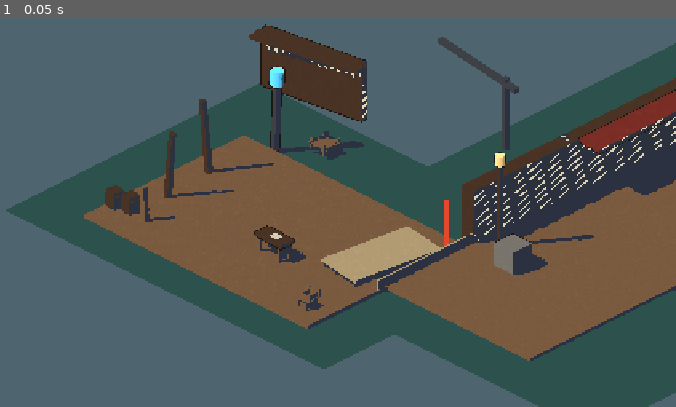
Above: before the commit, frame 1.
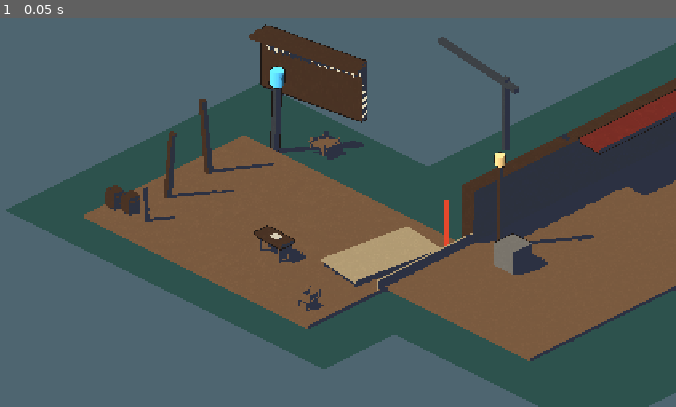
Above: after the commit, the same moment.

Repository: hieuphung41/game-shit
Game: Godot game, scene res://src/world/zone_a_outer_pier.tscn
Same seed, same stepped clock (60 frames per second), same inputs: the game is played once before the commit and once after it. This scene is started directly instead of the project's main scene.
Inputs:
- Up to frame 1 (0.05 s): no input

The runs differ from the first frame. In frame 1, 0.5% of the frame differs, in the area x 70-100%, y 25-58%.

Commit message:
TASK-20261106-94: Khu B — vệt đục thành cụm thưa (mặt nạ cụm trong shader, mặc định tắt) trên mặt tiền
Đã thêm mặt nạ cụm world-space cho vệt đục, mặc định tắt; riêng mặt tiền B dùng coverage 0.18. Khung Route D nay lấy transform cổng thật, có focus node-relative và ép cập nhật camera trước capture.

Studio-Card: TASK-20261106-94
Studio-Agent: technical-artist

Diff:
--- a/game/art/shaders/toon_matte.gdshader
+++ b/game/art/shaders/toon_matte.gdshader
@@ -21,6 +21,12 @@
 // library materials that already use this shader.
 uniform float hatch_irregularity : hint_range(0.0, 1.0) = 0.0;
 uniform float hatch_dash_frequency : hint_range(0.20, 1.20) = 0.82;
+// Broad walls can opt into a low-frequency, world-space cell mask. It keeps
+// the chiselled lines in a few hard-edged groups instead of decorating every
+// part of the shadow band. Default off preserves every existing material.
+uniform bool hatch_cluster_enabled = false;
+uniform float hatch_cluster_coverage : hint_range(0.0, 1.0) = 1.0;
+uniform float hatch_cluster_cell_size : hint_range(1.5, 3.0) = 2.4;
 // Lighter materials cut toward ink; dark materials may cut toward paper so
 // their sparse relief remains distinct inside the indigo shadow band.
 uniform vec3 hatch_gouge_colour : source_color = vec3(0.121569, 0.101961, 0.090196);
@@ -103,6 +109,20 @@
 		+ hatch_plane(position.xy, hatch_density) * weights.z;
 }
 
+float hatch_cluster_plane(vec2 plane) {
+	vec2 cell = floor(plane / hatch_cluster_cell_size);
+	float cluster_seed = hash21(cell + vec2(1.0, 63.0));
+	return step(1.0 - hatch_cluster_coverage, cluster_seed);
+}
+
+float triplanar_hatch_cluster(vec3 position, vec3 normal) {
+	vec3 weights = pow(abs(normalize(normal)), vec3(4.0));
+	weights /= max(weights.x + weights.y + weights.z, 0.0001);
+	return hatch_cluster_plane(position.yz) * weights.x
+		+ hatch_cluster_plane(position.xz) * weights.y
+		+ hatch_cluster_plane(position.xy) * weights.z;
+}
+
 void vertex() {
 	world_position = (MODEL_MATRIX * vec4(VERTEX, 1.0)).xyz;
 	world_normal = normalize(MODEL_NORMAL_MATRIX * NORMAL);
@@ -110,7 +130,8 @@
 
 void fragment() {
 	paper_mark = paper_grain_enabled ? triplanar_paper(world_position, world_normal) : 0.0;
-	hatch_mark = hatch_enabled ? triplanar_hatch(world_position, world_normal) : 0.0;
+	float hatch_cluster = hatch_cluster_enabled ? triplanar_hatch_cluster(world_position, world_normal) : 1.0;
+	hatch_mark = hatch_enabled ? triplanar_hatch(world_position, world_normal) * hatch_cluster : 0.0;
 	ALBEDO = clamp(albedo_color.rgb * (1.0 + paper_mark * paper_grain_strength), vec3(0.0), vec3(1.0));
 	ROUGHNESS = 1.0;
 }
--- a/game/src/lookdev/zone_b_lookdev_capture.gd
+++ b/game/src/lookdev/zone_b_lookdev_capture.gd
@@ -7,7 +7,8 @@
 const PROBE_SURFACE_OFFSET := 0.04
 const TRIANGLE_EPSILON := 0.00001
 const CAPTURE_CAMERA_OFFSET := Vector3(15.45, 13.05, 11.6)
-const ROUTE_D_CAPTURE_CAMERA_OFFSET := Vector3(6.3, 5.25, 6.3)
+const ROUTE_D_CAPTURE_CAMERA_OFFSET := Vector3(7.35, 6.0, 7.35)
+const ROUTE_D_CAPTURE_FOCUS_OFFSET := Vector3(0.0, 0.3, -1.7)
 const ROUTE_D_CAPTURE_CAMERA_SIZE := 7.0
 const B_ENTRY_PATH := ^"BEntry"
 const BLOCKED_ROUTE_D_PATH := ^"BlockedRouteD"
@@ -116,11 +117,13 @@
 		push_error("Zone B look-dev capture requires BlockedRouteD")
 		return false
 	# Keep the locked isometric angle, but frame the actual gate node rather than
-	# reusing the wide Zone B composition. The nearer node-relative offset gives
-	# the gate plane enough screen area for every physical closure signal to read
-	# separately, while retaining the water gap and warehouse behind it.
+	# reusing the wide Zone B composition. Center one and seven-tenths metres
+	# through the gate so the complete gate stays in the lower half while its water
+	# gap and warehouse silhouette remain inside the same orthographic frame.
 	_camera.size = ROUTE_D_CAPTURE_CAMERA_SIZE
-	_camera.global_position = blocked_route.global_position + ROUTE_D_CAPTURE_CAMERA_OFFSET
+	_camera.global_position = blocked_route.global_position + ROUTE_D_CAPTURE_FOCUS_OFFSET + ROUTE_D_CAPTURE_CAMERA_OFFSET
+	_camera.make_current()
+	_camera.force_update_transform()
 	return true
 
 
--- a/game/src/world/zone_b_flooded_market.tscn
+++ b/game/src/world/zone_b_flooded_market.tscn
@@ -93,11 +93,14 @@
 shader_parameter/paper_fiber_scale = 7.0
 shader_parameter/paper_speckle_density = 5.0
 shader_parameter/hatch_enabled = true
-shader_parameter/hatch_density = 2.6
-shader_parameter/hatch_line_width = 0.13
-shader_parameter/hatch_strength = 0.85
+shader_parameter/hatch_density = 2.4
+shader_parameter/hatch_line_width = 0.1
+shader_parameter/hatch_strength = 0.6
 shader_parameter/hatch_irregularity = 1.0
 shader_parameter/hatch_dash_frequency = 0.33
+shader_parameter/hatch_cluster_enabled = true
+shader_parameter/hatch_cluster_coverage = 0.18
+shader_parameter/hatch_cluster_cell_size = 2.4
 shader_parameter/hatch_gouge_colour = Color(0.92549, 0.890196, 0.811765, 1)
 
 [sub_resource type="ShaderMaterial" id="BAwningWoodcut"]
@@ -109,10 +112,10 @@
 shader_parameter/paper_grain_strength = 0.06
 shader_parameter/paper_fiber_scale = 7.0
 shader_parameter/paper_speckle_density = 5.0
-shader_parameter/hatch_enabled = true
-shader_parameter/hatch_density = 2.6
-shader_parameter/hatch_line_width = 0.13
-shader_parameter/hatch_strength = 0.85
+shader_parameter/hatch_enabled = false
+shader_parameter/hatch_density = 2.4
+shader_parameter/hatch_line_width = 0.1
+shader_parameter/hatch_strength = 0.6
 shader_parameter/hatch_irregularity = 1.0
 shader_parameter/hatch_dash_frequency = 0.33
 shader_parameter/hatch_gouge_colour = Color(0.92549, 0.890196, 0.811765, 1)
@@ -501,7 +504,7 @@
 position = Vector3(4.75, 2.0, -35.25)
 rotation_degrees = Vector3(0, -3, 0)
 mesh = SubResource("DistantWarehouseMesh")
-material_override = SubResource("BFacadeWoodcut")
+material_override = ExtResource("3_wood_dark")
 material_overlay = SubResource("InkLandmark")
 metadata/greybox_role = "route_d_distant_warehouse_silhouette_placeholder"
 
--- a/game/tests/unit/test_art_library.gd
+++ b/game/tests/unit/test_art_library.gd
@@ -32,6 +32,8 @@
 		t.eq(material.get_shader_parameter("paper_grain_strength"), GRAIN_STRENGTH, "%s keeps visible 4 percent grain" % path)
 		t.ok(material.get_shader_parameter("hatch_enabled") is bool, "%s exposes the hatch toggle" % path)
 		t.ok(float(material.get_shader_parameter("hatch_density")) >= 2.0, "%s exposes hatch density" % path)
+		var cluster_enabled = material.get_shader_parameter("hatch_cluster_enabled")
+		t.ok(cluster_enabled == null or cluster_enabled == false, "%s keeps sparse gouge clusters opt-in through the shader default" % path)
 	var water := load("res://art/materials/water_wet.tres") as ShaderMaterial
 	if t.ok(water != null, "water_wet loads as a printed ShaderMaterial"):
 		t.ok(water.shader != null, "water_wet uses the printed-water shader")
@@ -63,6 +65,10 @@
 	t.ok("triplanar_paper" in code, "paper grain is triplanar and world-space")
 	t.ok("paper_fiber_scale" in code and "paper_speckle_density" in code, "paper grain has fibre and speckle controls")
 	t.ok("hatch_enabled" in code and "hatch_density" in code and "hatch_line_width" in code and "hatch_gouge_colour" in code, "hatch can be enabled, coloured, and tuned per material")
+	t.ok("uniform bool hatch_cluster_enabled = false;" in code, "sparse gouge clusters default off for every existing material")
+	t.ok("hatch_cluster_coverage : hint_range(0.0, 1.0) = 1.0" in code and "hatch_cluster_cell_size : hint_range(1.5, 3.0) = 2.4" in code, "cluster mask exposes bounded coverage and metre-scale cells")
+	t.ok("float hatch_cluster_plane(vec2 plane)" in code and "floor(plane / hatch_cluster_cell_size)" in code, "cluster mask is hard-edged and world-space")
+	t.ok("triplanar_hatch(world_position, world_normal) * hatch_cluster" in code, "cluster mask limits the world-space hatch rather than changing its stroke shape")
 	t.ok("hatch_irregularity : hint_range(0.0, 1.0) = 0.0" in code, "new hand-cut variation defaults to the legacy hatch output")
 	t.ok("hatch_dash_frequency : hint_range(0.20, 1.20) = 0.82" in code, "new gouge cadence defaults to the legacy hatch spacing")
 	t.ok("float cut_length = mix(0.44, 0.99, cut_seed);" in code, "opt-in gouges span at least a two-to-one length range")
--- a/game/tests/unit/test_world_zone_b_flooded_market.gd
+++ b/game/tests/unit/test_world_zone_b_flooded_market.gd
@@ -131,7 +131,7 @@
 		if blocked_route != null:
 			blocked_route.position += Vector3(0.25, 0.0, -0.5)
 			t.ok(bool(zone.call("_position_camera_at_blocked_route_d")), "Route D capture resolves the blocked-gate node")
-			t.ok((camera.global_position - blocked_route.global_position).is_equal_approx(Vector3(6.3, 5.25, 6.3)), "Route D camera follows the actual blocked-gate transform rather than a guessed coordinate")
+			t.ok((camera.global_position - blocked_route.global_position).is_equal_approx(Vector3(7.35, 6.3, 5.65)), "Route D camera follows the actual blocked-gate transform and frames the closure beyond it")
 			t.eq(camera.size, 7.0, "Route D capture gives the gate closure evidence readable phone-scale framing")
 	var lane := zone.get_node_or_null("ChargeLaneTelegraph") as Node3D
 	t.ok(lane != null and lane.get_meta("visual_role") == "signal_danger_floor_telegraph", "B lane uses the signal-only charge telegraph")
@@ -151,18 +151,19 @@
 	var material := facade.material_override as ShaderMaterial if facade != null else null
 	t.ok(material != null, "Zone B facade uses the sparse shadow-cut material")
 	if material != null:
-		t.eq(material.get_shader_parameter("hatch_density"), 2.6, "Facade makes separated paper-coloured shadow gouges visible at game scale")
-		t.eq(material.get_shader_parameter("hatch_line_width"), 0.13, "Facade cuts leave clear unmarked shadow between narrow strokes")
-		t.eq(material.get_shader_parameter("hatch_strength"), 0.85, "Facade cuts remain restrained relief rather than a full pattern")
+		t.eq(material.get_shader_parameter("hatch_density"), 2.4, "Facade makes only a few paper-coloured shadow gouges visible at game scale")
+		t.eq(material.get_shader_parameter("hatch_line_width"), 0.1, "Facade cuts leave broad unmarked shadow between narrow strokes")
+		t.eq(material.get_shader_parameter("hatch_strength"), 0.6, "Facade cuts remain restrained relief rather than a full pattern")
 		t.eq(material.get_shader_parameter("hatch_irregularity"), 1.0, "Facade cuts retain varied hard-edged lengths")
 		t.eq(material.get_shader_parameter("hatch_dash_frequency"), 0.33, "Facade cuts form isolated long marks instead of a repeated cadence")
+		t.eq(material.get_shader_parameter("hatch_cluster_enabled"), true, "Facade alone opts into sparse world-space gouge clusters")
+		t.eq(material.get_shader_parameter("hatch_cluster_coverage"), 0.18, "Facade clusters mark at most roughly one fifth of the shadow band")
+		t.eq(material.get_shader_parameter("hatch_cluster_cell_size"), 2.4, "Facade clusters use metre-scale world cells")
 	var awning := zone.get_node_or_null("WestFacade/AwningB") as MeshInstance3D
 	var awning_material := awning.material_override as ShaderMaterial if awning != null else null
-	t.ok(awning_material != null, "Zone B awning uses the same restrained cut coverage")
+	t.ok(awning_material != null, "Zone B awning keeps its plain canvas material")
 	if awning_material != null:
-		t.eq(awning_material.get_shader_parameter("hatch_density"), 2.6, "Awning carries readable but separated paper-coloured shadow gouges")
-		t.eq(awning_material.get_shader_parameter("hatch_line_width"), 0.13, "Awning avoids a dense decorative hatch")
-		t.eq(awning_material.get_shader_parameter("hatch_dash_frequency"), 0.33, "Awning retains uneven long cuts instead of a dot cadence")
+		t.eq(awning_material.get_shader_parameter("hatch_enabled"), false, "Awning remains plain so only the broad shadow facade carries sparse gouges")
 	zone.queue_free()
 	await t.tree.process_frame
 	return true
Not shown, changed: docs/art/lookdev.md
